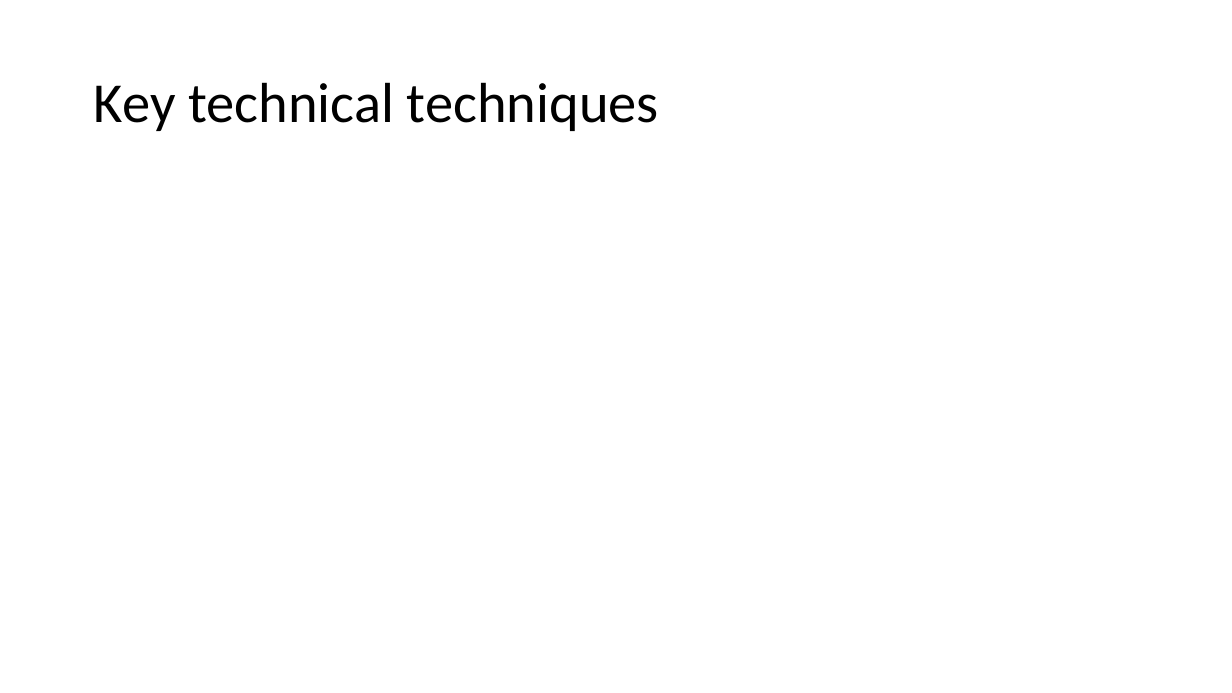
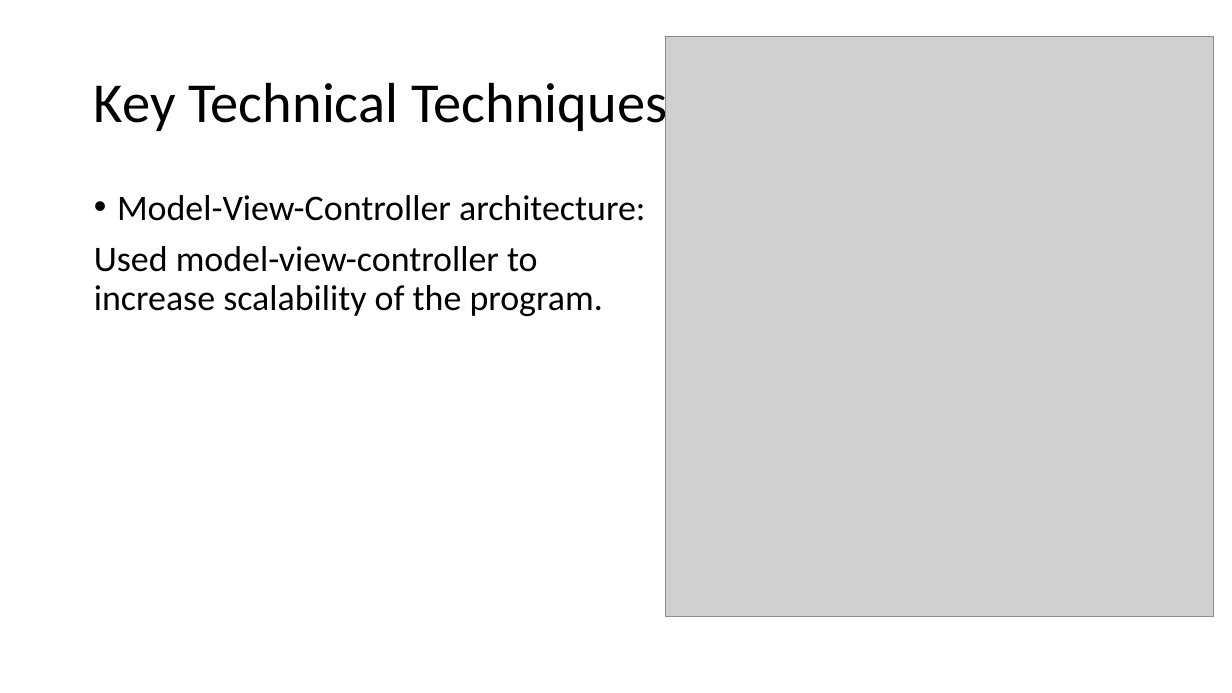
Before and after one commit to johnwhh/CSC545TermProject, a slide deck: slide 6 of csc545Powerpoint.pptx. Drawn at 1232x693 pixels with LibreOffice and Linux fonts; fonts in the diff are those of the drawing; grey boxes stand for pictures. Boxes give left, top, right and bottom in pixels: in the first picture for what was removed or moved away, otherwise in the second. Text is boxed around its words. In the diff, an @@ line names an element or a change of style, - is before the commit and + after.

Commit message:
Add techniques to powerpoint

```diff
--- a/csc545Powerpoint.pptx
+++ b/csc545Powerpoint.pptx
@@ picture added at [665, 37, 1214, 616] @@
@@ title at [94, 74, 667, 135]: text changed @@
-Key technical techniques
+Key Technical Techniques
@@ text added at [94, 195, 645, 316], 28 pt, text #000000 @@
+• Model-View-Controller architecture:
+Used model-view-controller to increase scalability of the program.
```
Also in this commit, not shown: 1 slide added.
